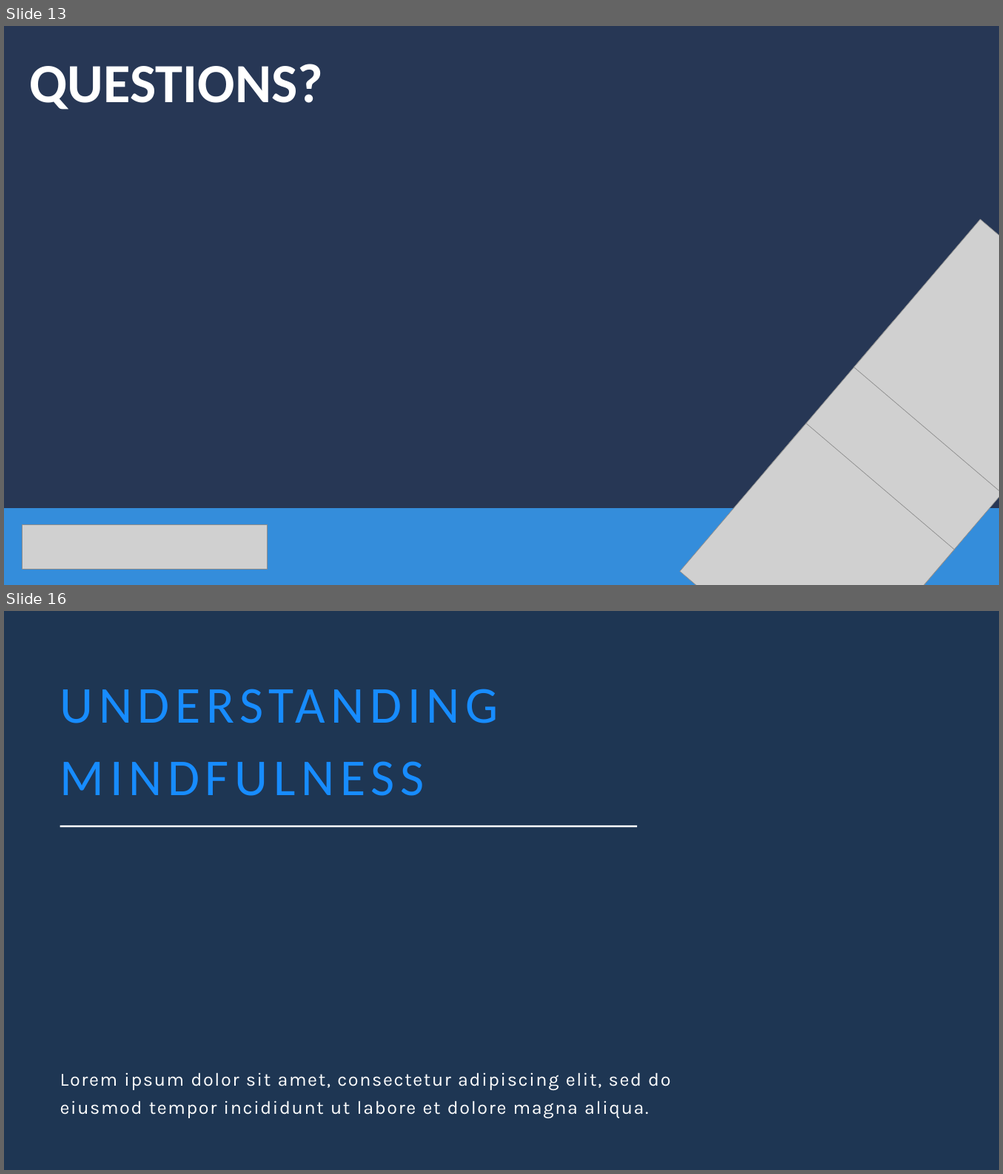
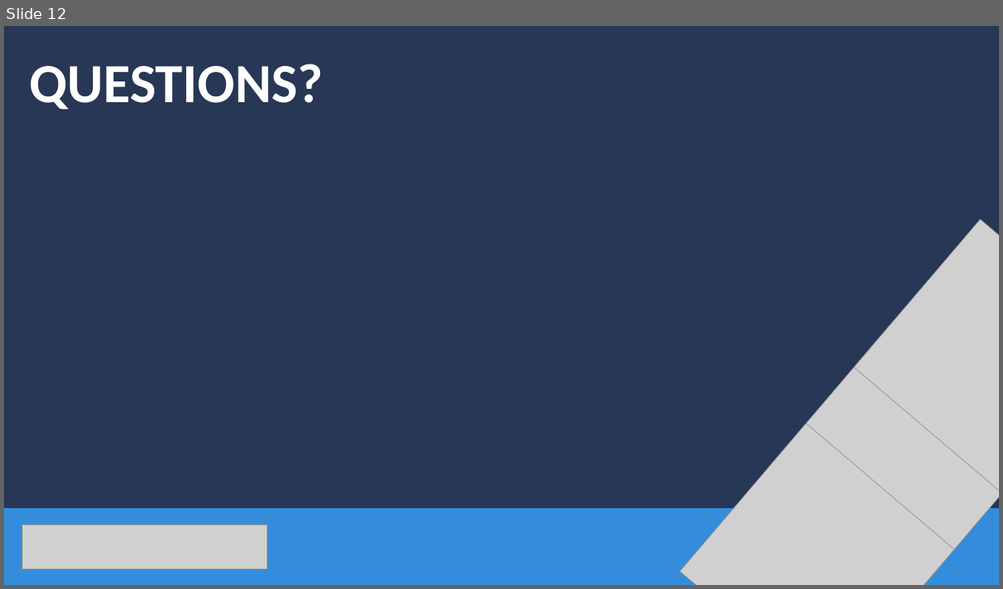
Before and after one commit to stringfestdata/edna-r-pbi-exploration, a slide deck: mount-george-r-pbi-exploration.pptx. Shown one above the other, each under a label of ours: slides 13 and 16 before the commit, slide 12 after it; the slides between them are not shown. The pictures are 1003x1174 and 1003x589 pixels, drawn with LibreOffice and Linux fonts; fonts in the diff are those of the drawing; grey boxes stand for pictures. Boxes give left, top, right and bottom in pixels: in the first picture for what was removed or moved away, otherwise in the second. Text is boxed around its words. In the diff, an @@ line names an element or a change of style, - is before the commit and + after.

```diff
--- a/mount-george-r-pbi-exploration.pptx
+++ b/mount-george-r-pbi-exploration.pptx
@@ slide 16 removed at [4,611,999,1170], background #1E3653 @@
@@ text removed at [60,661,637,802] @@
-UNDERSTANDING MINDFULNESS
@@ rectangle removed at [60,826,637,827] @@
@@ text removed at [60,1073,670,1119] @@
-Lorem ipsum dolor sit amet, consectetur adipiscing elit, sed do eiusmod tempor incididunt ut labore et dolore magna aliqua.
@@ what was slide 13 is now slide 12 @@
```
Also in this commit, not shown: 4 slides changed, 4 slides added, 5 other slides removed, 5 other files.
